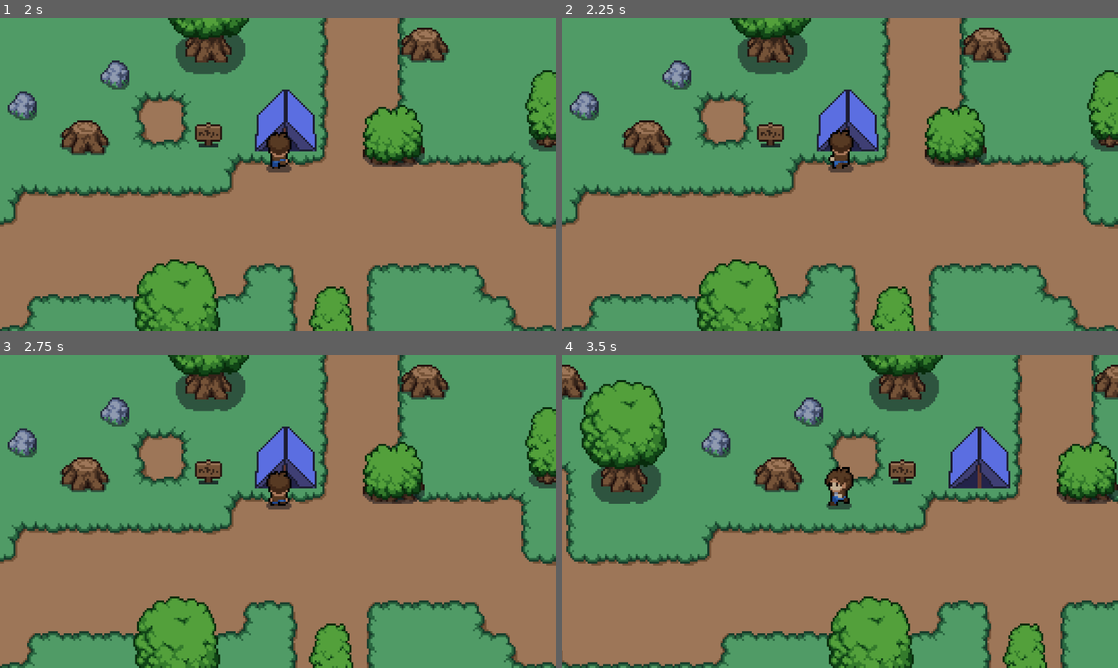
Above: before the commit, frames 1-4 (two rows, left to right).
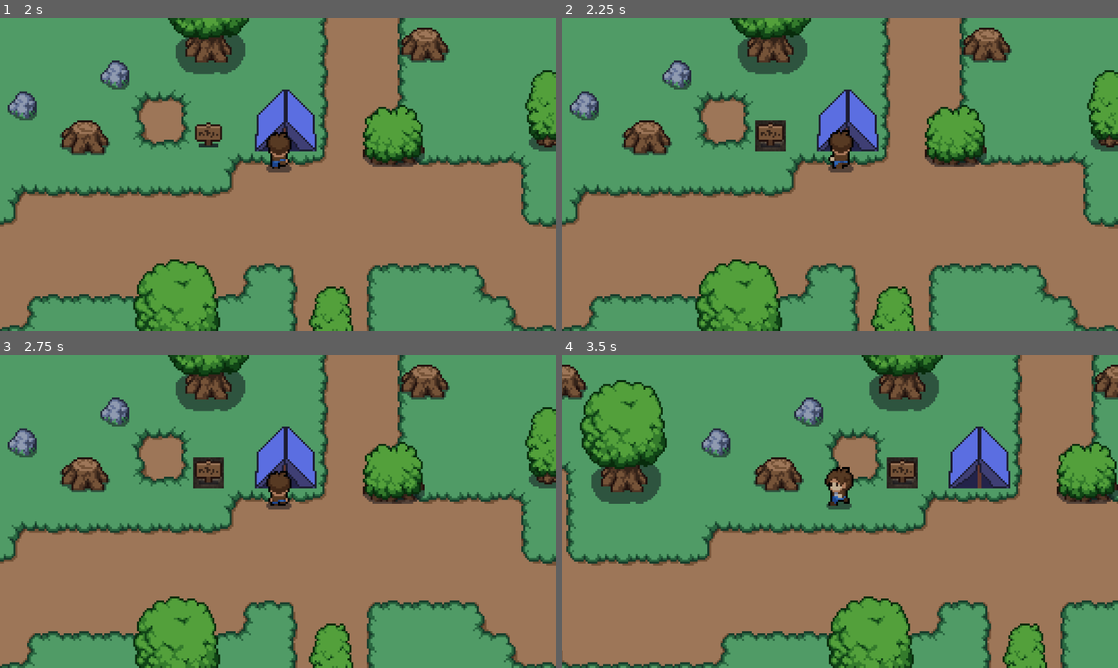
Above: after the commit, the same moments.

Repository: jo9182/Firestarter
Game: Godot game, scene res://scenes/menu.tscn
Two runs of this game, one before a commit and one after it. Both use one fixed random seed, a clock stepped at 60 frames per second and the inputs below.
Inputs:
- Up to frame 1 (2 s): click "Start" at 0.5 s; hold Up (up) from 1.28 s (still down); hold Z (interact) from 1.28 s (still down)
- Up to frame 2 (2.25 s): keep holding Up (up); release Z (interact) at 2.03 s; tap Z (interact) at 2.1 s
- Up to frame 3 (2.75 s): keep holding Up (up)
- Up to frame 4 (3.5 s): tap Enter at 2.75 s; release Up (up) at 2.78 s; hold Left (left) from 2.78 s (still down); hold Z (interact) from 2.78 s (still down)

Frame 1 is identical in both runs. In frame 2, 0.2% of the frame differs, in the area x 34-41%, y 32-43%; in frame 3, 0.2%; in frame 4, 0.3%, in the area x 58-64%, y 32-43%.

Commit message:
Removed debugging lines and...
Interactable objects! Or object, more so. Only the sign on the world scene does anything if you hit Z.

Diff:
--- a/scenes/levelTransitions/PlayerManager.gd
+++ b/scenes/levelTransitions/PlayerManager.gd
@@ -15,7 +15,7 @@
 	#add_child(player)
 
 func set_player_position(  _new_pos : Vector2) -> void:
-	print("failure of my own creation")
+
 	player.global_position = _new_pos
 	pass
 
--- a/scenes/levelTransitions/level_transitions.gd
+++ b/scenes/levelTransitions/level_transitions.gd
@@ -50,7 +50,7 @@
 
 		return
 	PlayerManager.set_player_position(global_position + global.position_offset)
-	print("It worked")
+
 	pass
 
 func get_offset() -> Vector2:
--- a/scenes/sign.tscn
+++ b/scenes/sign.tscn
@@ -7,19 +7,23 @@
 [sub_resource type="RectangleShape2D" id="RectangleShape2D_8yyji"]
 size = Vector2(14, 7)
 
-[node name="SIGN" type="Node2D"]
+[sub_resource type="CircleShape2D" id="CircleShape2D_8yyji"]
+radius = 20.0
+
+[node name="SIGN" type="StaticBody2D"]
 script = ExtResource("1_8yyji")
+
+[node name="CollisionShape2D" type="CollisionShape2D" parent="."]
+position = Vector2(0, 1.5)
+shape = SubResource("RectangleShape2D_8yyji")
 
 [node name="Sprite2D" type="Sprite2D" parent="."]
 texture = ExtResource("2_ge2pc")
 hframes = 16
 vframes = 13
 
-[node name="StaticBody2D" type="StaticBody2D" parent="."]
-
-[node name="CollisionShape2D" type="CollisionShape2D" parent="StaticBody2D"]
-position = Vector2(0, 1.5)
-shape = SubResource("RectangleShape2D_8yyji")
-
 [node name="interactable" parent="." instance=ExtResource("3_qkam6")]
 interact_name = "Sign"
+
+[node name="CollisionShape2D" type="CollisionShape2D" parent="interactable"]
+shape = SubResource("CircleShape2D_8yyji")
--- a/scripts/sign.gd
+++ b/scripts/sign.gd
@@ -1,6 +1,16 @@
 class_name Sign extends Node2D
+
+@onready var interactable: Area2D = $interactable
+@onready var sprite_2d: Sprite2D = $Sprite2D
 
 
 func _ready():
+	interactable.interact = _on_interact
+
 
 	pass
+func _on_interact():
+	if sprite_2d.frame == 0:
+		sprite_2d.frame = 1
+		interactable.is_interactable = false
+		print("The Player gained a thing!")
Not shown: 1 places in scenes/sign.tscn that only renumber resources
